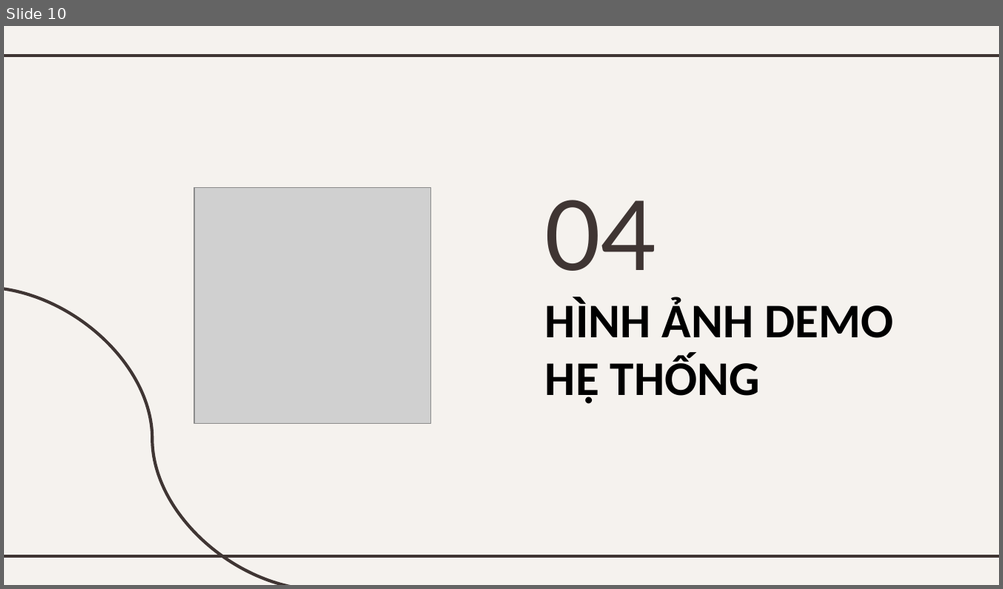
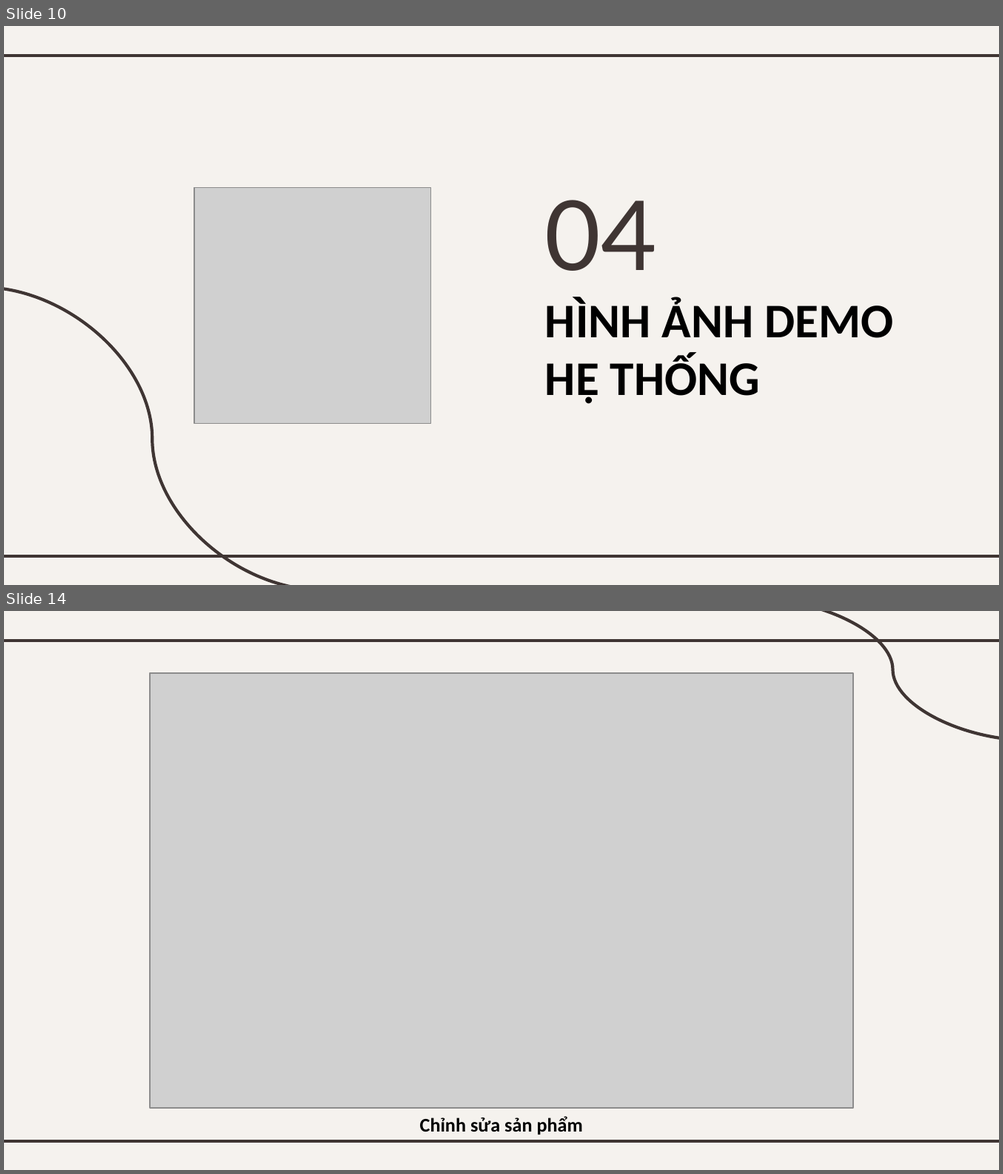
Before and after one commit to ngovinhhung2001/project.qtdlieu, a slide deck: Báo cáo QTDLiệu.pptx. Shown one above the other, each under a label of ours: slide 10 before the commit, slides 10 and 14 after it; the slides between them are not shown. The pictures are 1003x589 and 1003x1174 pixels, drawn with LibreOffice and Linux fonts; fonts in the diff are those of the drawing; grey boxes stand for pictures. Boxes give left, top, right and bottom in pixels: in the first picture for what was removed or moved away, otherwise in the second. Text is boxed around its words. In the diff, an @@ line names an element or a change of style, - is before the commit and + after.

Commit message:
Chỉnh sửa

```diff
--- a/Báo cáo QTDLiệu.pptx
+++ b/Báo cáo QTDLiệu.pptx
@@ slide 14 added at (4, 611, 999, 1170), background #F5F2EE; not listed: 2 template elements that a slide beside it also shows @@
@@ curved line added from (753, 611) to (999, 741), #3F3533 2.25 pt @@
@@ picture added at (151, 674, 854, 1108) @@
@@ text added at (420, 1116, 583, 1135), 14 pt, text #000000, bold @@
+Chỉnh sửa sản phẩm
```
Also in this commit, not shown: 1 slide changed, 19 other slides added, 3 slides removed, 13 other files.
